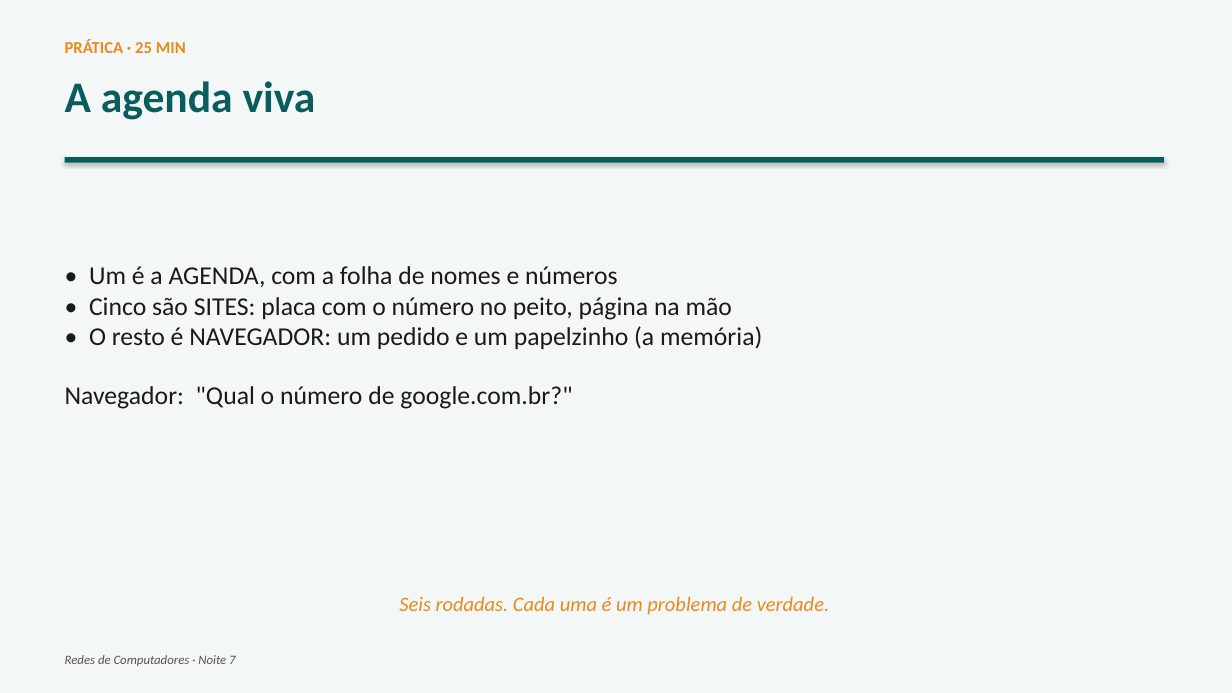
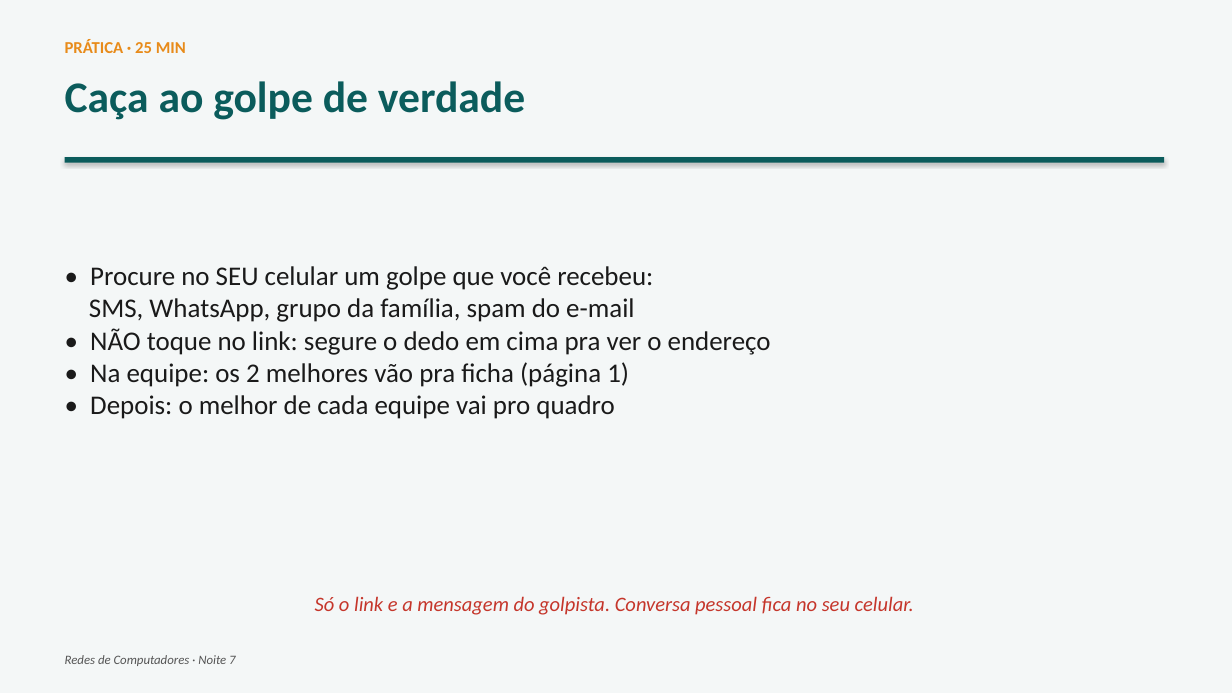
Before and after one commit to joninedel-prog/gerador_contratos, a slide deck: slide 14 of Aula - Redes 7 - Nomes na rede.pptx (slide 9 before the commit). Drawn at 1232x693 pixels with LibreOffice and Linux fonts; fonts in the diff are those of the drawing. Boxes give left, top, right and bottom in pixels: in the first picture for what was removed or moved away, otherwise in the second. Text is boxed around its words. In the diff, an @@ line names an element or a change of style, - is before the commit and + after.

```diff
--- a/Aula - Redes 7 - Nomes na rede.pptx
+++ b/Aula - Redes 7 - Nomes na rede.pptx
@@ text at <box>65,81,525,120</box>: text changed @@
-A agenda viva
+Caça ao golpe de verdade
@@ text at <box>89,266,771,419</box>: text changed; size 20 to 21 pt @@
-• Um é a AGENDA, com a folha de nomes e números
-• Cinco são SITES: placa com o número no peito, página na mão
-• O resto é NAVEGADOR: um pedido e um papelzinho (a memória)
-Navegador: "Qual o número de google.com.br?"
+• Procure no SEU celular um golpe que você recebeu:
+SMS, WhatsApp, grupo da família, spam do e-mail
+• NÃO toque no link: segure o dedo em cima pra ver o endereço
+• Na equipe: os 2 melhores vão pra ficha (página 1)
+• Depois: o melhor de cada equipe vai pro quadro
@@ text at <box>315,596,914,615</box>: text changed; text colour #E88B1A to #C5362B @@
-Seis rodadas. Cada uma é um problema de verdade.
+Só o link e a mensagem do golpista. Conversa pessoal fica no seu celular.
```
Also in this commit, not shown: 1 slide added, 1 slide removed, 5 other files.
